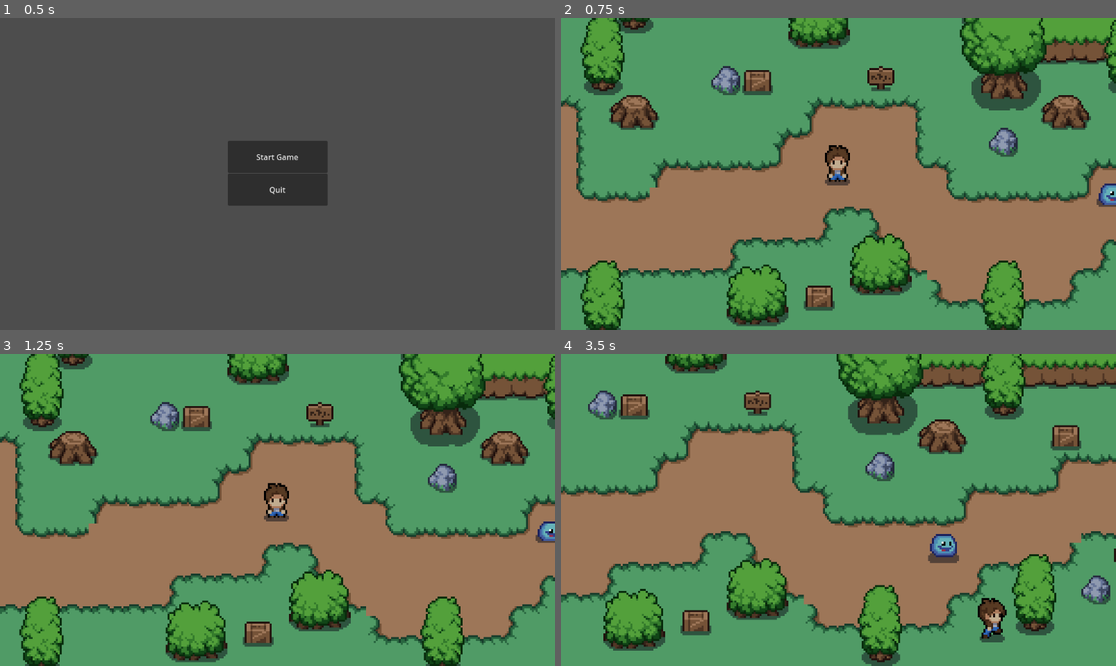
Above: before the commit, frames 1-4 (two rows, left to right).
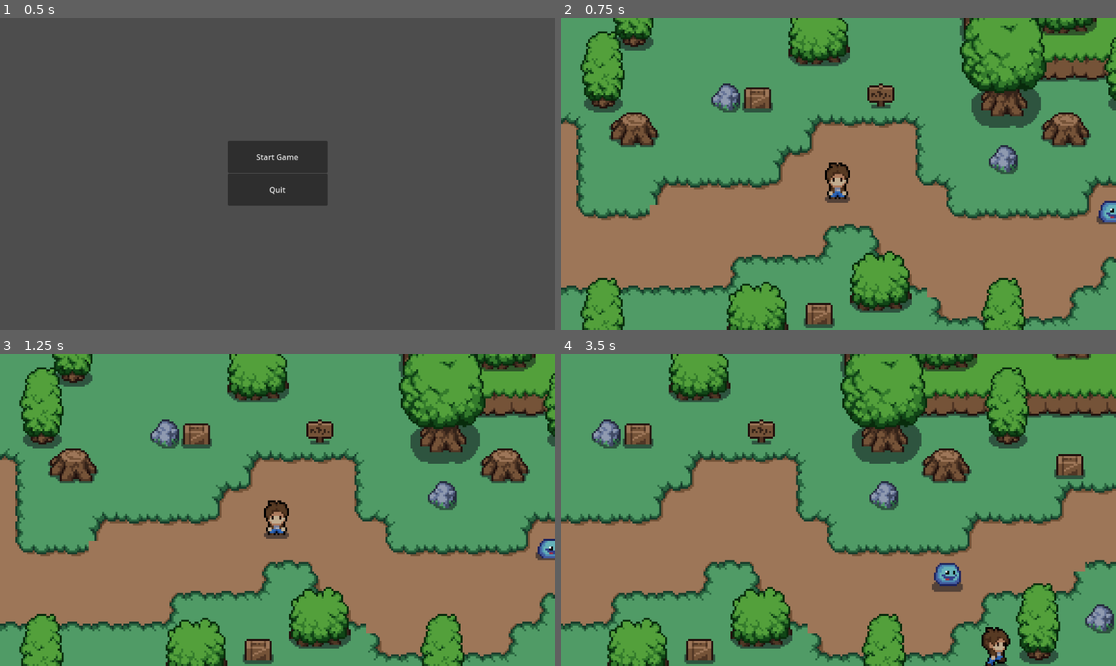
Above: after the commit, the same moments.

Repository: Isaac-Loc/Theta-Tau-Game
Game: Godot game, scene res://scenes/title_screen.tscn
Same seed, same stepped clock (60 frames per second), same inputs: the game is played once before the commit and once after it.
Inputs:
- Up to frame 1 (0.5 s): no input
- Up to frame 2 (0.75 s): click "Start Game" at 0.5 s
- Up to frame 3 (1.25 s): no input
- Up to frame 4 (3.5 s): hold Right (ui_right) 1.28-2.03 s; tap E (attack) at 1.35, 2.85 s; hold Down (ui_down) 2.03-2.78 s; tap Shift (sprint) at 2.1 s; hold Right (ui_right) from 2.78 s (still down)

Frame 1 is identical in both runs. In frame 2, 35% of the frame differs, in the area x 0-100%, y 0-100%; in frame 3, 35%; in frame 4, 49%.

Commit message:
Health bar for player

Diff:
--- a/theta-tau-game/scenes/player.tscn
+++ b/theta-tau-game/scenes/player.tscn
@@ -454,7 +454,20 @@
 limit_right = 415
 limit_bottom = 176
 
+[node name="healthBar" type="ProgressBar" parent="."]
+modulate = Color(0.00392157, 0.976471, 0, 1)
+offset_left = -6.99999
+offset_top = 5.0
+offset_right = 113.0
+offset_bottom = 32.0
+scale = Vector2(0.1, 0.1)
+show_percentage = false
+
+[node name="regen_timer" type="Timer" parent="."]
+wait_time = 5.0
+
 [connection signal="body_entered" from="player_hitbox" to="." method="_on_player_hitbox_body_entered"]
 [connection signal="body_exited" from="player_hitbox" to="." method="_on_player_hitbox_body_exited"]
 [connection signal="timeout" from="attack_cooldown" to="." method="_on_attack_cooldown_timeout"]
 [connection signal="timeout" from="deal_attack_timer" to="." method="_on_deal_attack_timer_timeout"]
+[connection signal="timeout" from="regen_timer" to="." method="_on_regin_timer_timeout"]
--- a/theta-tau-game/scenes/world.tscn
+++ b/theta-tau-game/scenes/world.tscn
@@ -80,6 +80,7 @@
 
 [node name="world" type="Node2D"]
 y_sort_enabled = true
+position = Vector2(2, 15)
 script = ExtResource("1_i7141")
 
 [node name="TileMap" type="TileMap" parent="."]
--- a/theta-tau-game/scripts/player.gd
+++ b/theta-tau-game/scripts/player.gd
@@ -19,6 +19,7 @@
 	player_movement(delta)
 	enemy_attack()
 	attack()
+	update_health()
 
 	if health <= 0:
 		player_alive = false
@@ -134,3 +135,20 @@
 	$deal_attack_timer.stop()
 	global.player_current_attack = false
 	attack_ip = false
+
+func update_health():
+	var healthbar= $healthBar
+	healthbar.value = health
+
+	if health >= 100:
+		healthbar.visible = false
+	else:
+		healthbar.visible = true
+
+func _on_regin_timer_timeout():
+	if health < 100:
+		health = health + 20
+		if health > 100:
+			health = 100
+	if health <=0:
+		health=0
